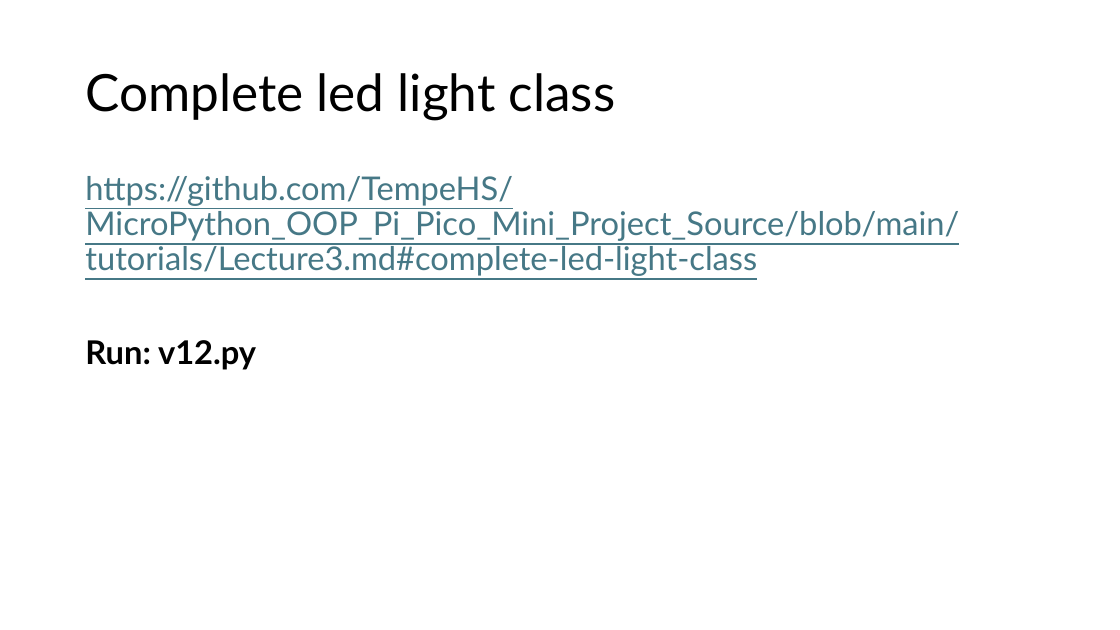
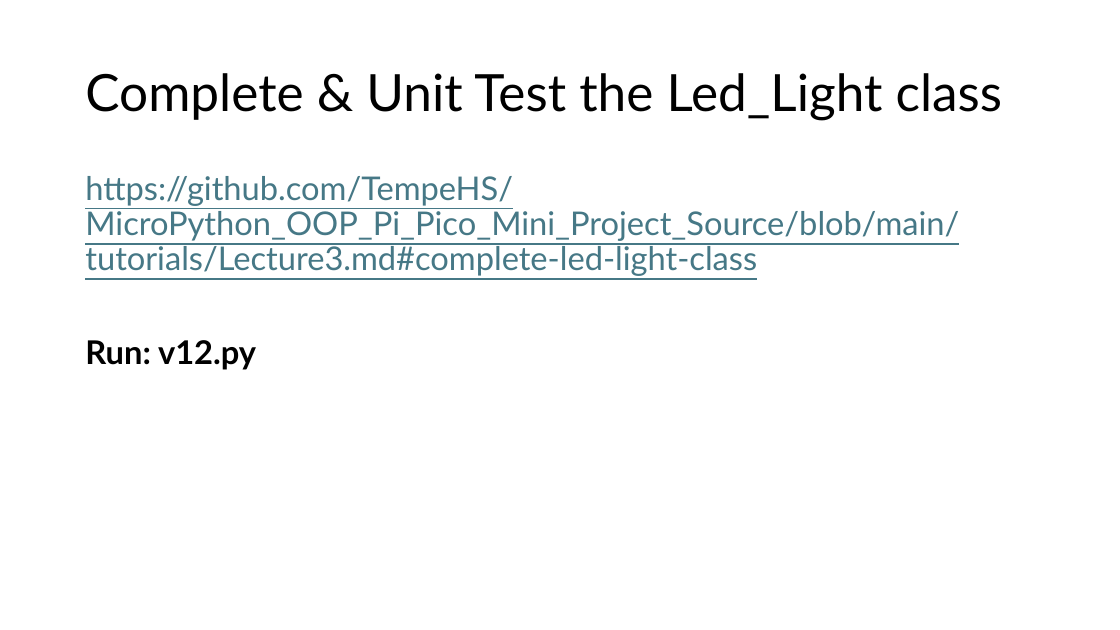
Before and after one commit to TempeHS/MicroPython_OOP_Pi_Pico_Mini_Project_Source, a slide deck: slide 8 of tutorials/presentations/Lecture3.pptx. Drawn at 1120x630 pixels with LibreOffice and Linux fonts; fonts in the diff are those of the drawing. Boxes give left, top, right and bottom in pixels: in the first picture for what was removed or moved away, otherwise in the second. Text is boxed around its words. In the diff, an @@ line names an element or a change of style, - is before the commit and + after.

Commit message:
add unit tests

```diff
--- a/tutorials/presentations/Lecture3.pptx
+++ b/tutorials/presentations/Lecture3.pptx
@@ title at <box>85,73,1003,120</box>: text changed @@
-Complete led light class
+Complete & Unit Test the Led_Light class
```
Also in this commit, not shown: 1 other slide changed, 11 other files.
